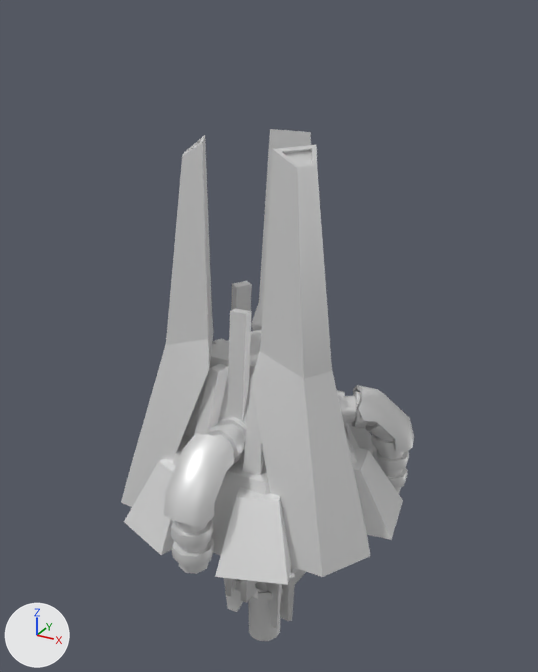
Two versions of the glTF model glb/legbastion.glb, one commit apart.
One viewpoint serves both versions: a camera (50 mm lens) standing at (102.5, -182.8, 145.1) and looking at (-0.9, 5.1, 51.1). Lighting does not change. The marker at lower left points along +X, +Y and +Z. The picture after the commit comes second. Where no turn or scale is listed for an object, it has been applied to the vertices.

The first picture shows 'armature1', 'armature2', 'base', 'bottomAimingArm', 'piston2', 'rail1', 'turret' and 2 more.
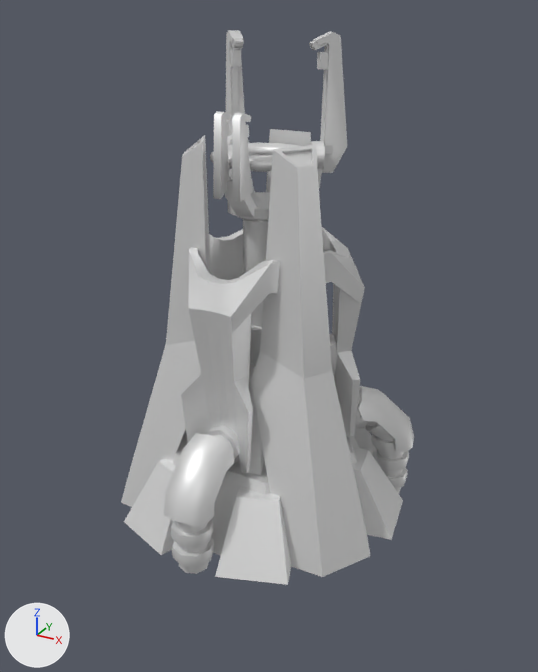
The change in detail:
Object 'armature1' (ob_armature1) moves from (0.0, -2.0, -29.5) to (0.0, -20.4, 45.2).
Object 'armature2' (ob_armature2) moves from (1.7, 1.0, -29.5) to (17.7, 10.2, 45.2).
Object 'armature3' (ob_armature3) moves from (-1.7, 1.0, -29.5) to (-17.7, 10.2, 45.2).
Object 'piston1' (ob_piston1) moves from (0.0, 0.0, -19.0) to (0.0, 0.0, 33.67).
Object 'piston2' (ob_piston2) moves from (0.0, 0.0, -12.0) to (0.0, 0.0, 17.6).
Object 'turret' (ob_turret) moves from (-0.0413, 0.00362, 6.0) to (-0.0413, 0.00362, 57.81).
Object 'bottomAimingArm' (ob_bottomaimingarm) moves from (-0.1, -13.9, -31.5) to (-0.1, -13.9, 102.6).
Object 'ring' (ob_ring) moves from (0.0, 0.0, -26.5) to (0.0, 0.0, 107.6).
Object 'ring2' (ob_ring2) moves from (0.0, 0.0, -26.5) to (0.0, 0.0, 107.6).
Object 'ring3' (ob_ring3) moves from (0.0, 0.0, -26.5) to (0.0, 0.0, 107.6).
Object 'ring4' (ob_ring4) moves from (0.0, 0.0, -26.5) to (0.0, 0.0, 107.6).
Object 'leftAimingArm' (ob_leftaimingarm) moves from (13.1, 7.5, -26.5) to (13.1, 7.5, 107.6).
Object 'rightAimingArm' (ob_rightaimingarm) moves from (-13.1, 7.5, -26.5) to (-13.1, 7.5, 107.6).

Pixel boxes (x1, y1, x2, y2) of what changed, in the pictures (538 x 672 px):
'armature1', moved: before (224, 578, 282, 628); after (181, 247, 280, 473)
'armature2', moved: before (280, 571, 295, 621); after (322, 227, 365, 437)
'bottomAimingArm', moved: before (225, 578, 256, 603); after (213, 111, 253, 202)
'turret', moved: before (248, 569, 306, 641); after (227, 135, 325, 274)
'leftAimingArm', moved (not visible before): after (309, 32, 347, 173)
'armature3', moved (not visible before): after (209, 229, 244, 280)
'rightAimingArm', moved (not visible before): after (226, 30, 245, 137)
'aiming_arm', moved (mostly hidden before): before (234, 579, 262, 599); after (225, 179, 263, 223)
'ring', moved (not visible before): after (210, 143, 299, 172)
'piston1', moved (not visible before): after (250, 325, 262, 364)
'piston2', moved (mostly hidden): before (255, 567, 299, 590); after (251, 301, 263, 327)
'ring4', moved (not visible before): after (229, 145, 288, 157)
'ring3', moved (not visible before): after (228, 144, 292, 158)
'ring2', moved (not visible before): after (228, 143, 297, 159)
'rail1', unchanged, covered by the edit: before (227, 308, 252, 423); after (246, 314, 251, 387)
